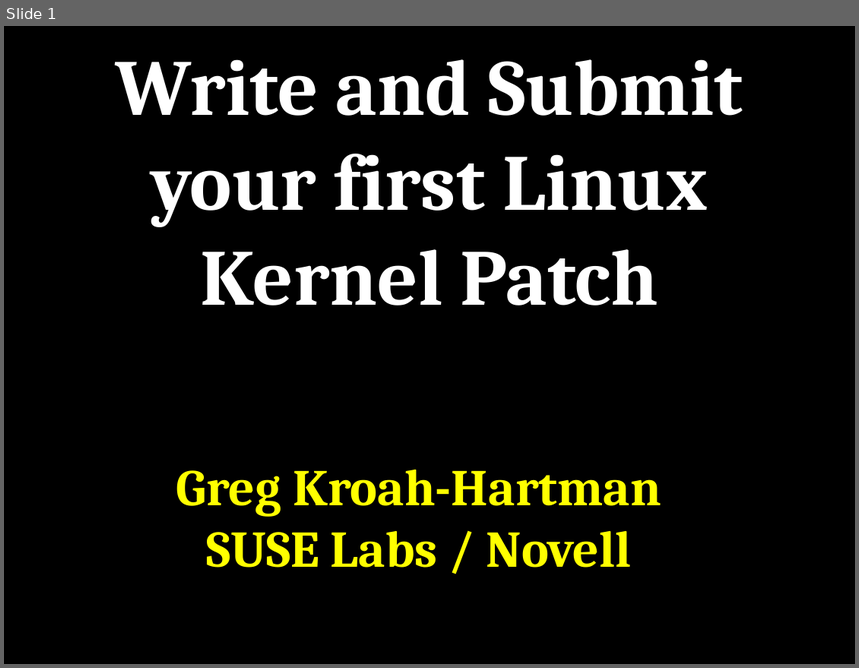
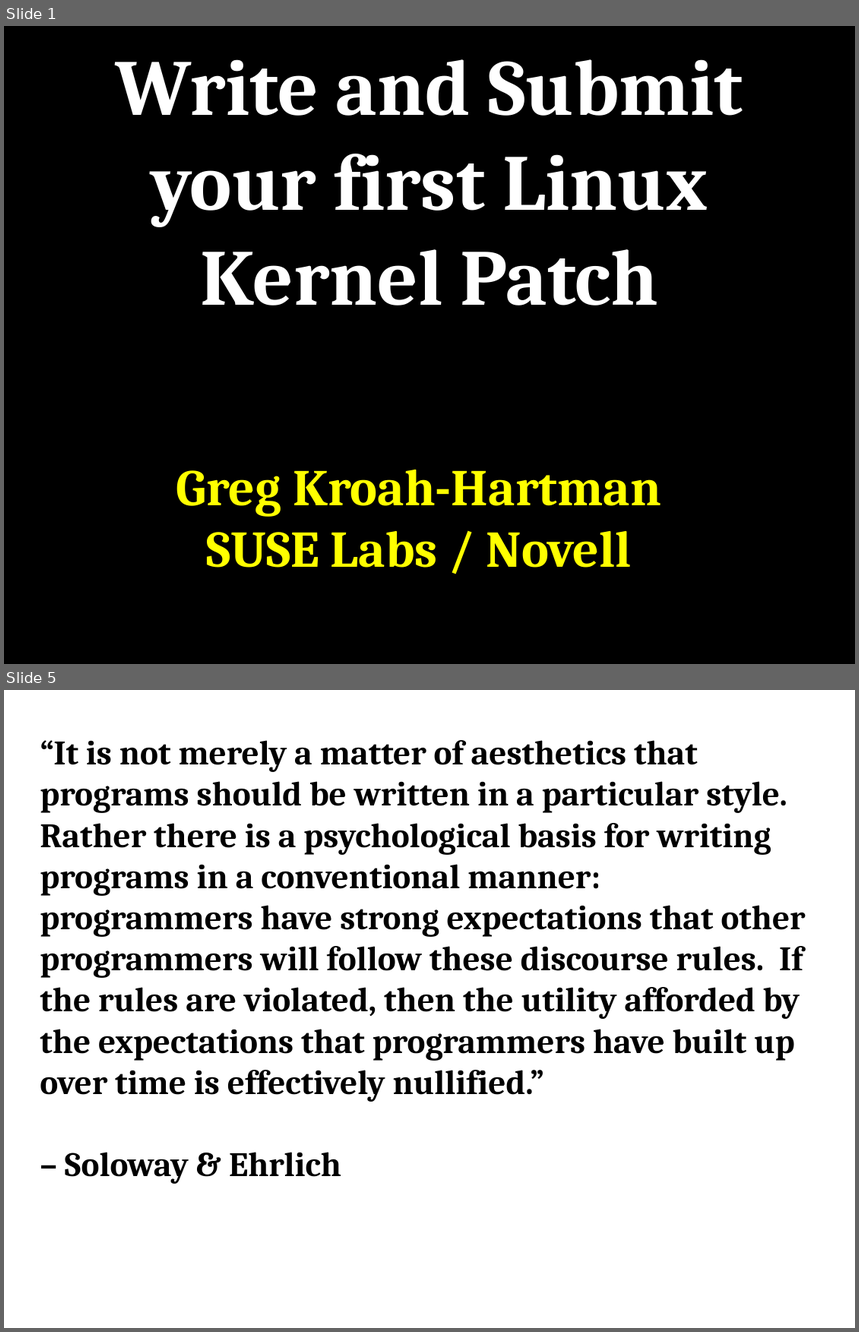
Before and after one commit to gregkh/kernel-tutorial, a slide deck: kernel_patch_tutorial.odp. Shown one above the other, each under a label of ours: slide 1 before the commit, slides 1 and 5 after it; the slides between them are not shown. The pictures are 859x668 and 859x1332 pixels, drawn with LibreOffice and Linux fonts; fonts in the diff are those of the drawing. Boxes give left, top, right and bottom in pixels: in the first picture for what was removed or moved away, otherwise in the second. Text is boxed around its words. In the diff, an @@ line names an element or a change of style, - is before the commit and + after.

```diff
--- a/kernel_patch_tutorial.odp
+++ b/kernel_patch_tutorial.odp
@@ slide 5 added at [4,690,855,1328], background #FFFFFF @@
@@ text added at [40,740,806,1184], 32 pt, text #000000, bold @@
+“It is not merely a matter of aesthetics that programs should be written in a particular style. Rather there is a psychological basis for writing programs in a conventional manner: programmers have strong expectations that other programmers will follow these discourse rules. If the rules are violated, then the utility afforded by the expectations that programmers have built up over time is effectively nullified.”
+– Soloway & Ehrlich
```
Also in this commit, not shown: 9 other slides added, 3 slides removed, 1 other file.
